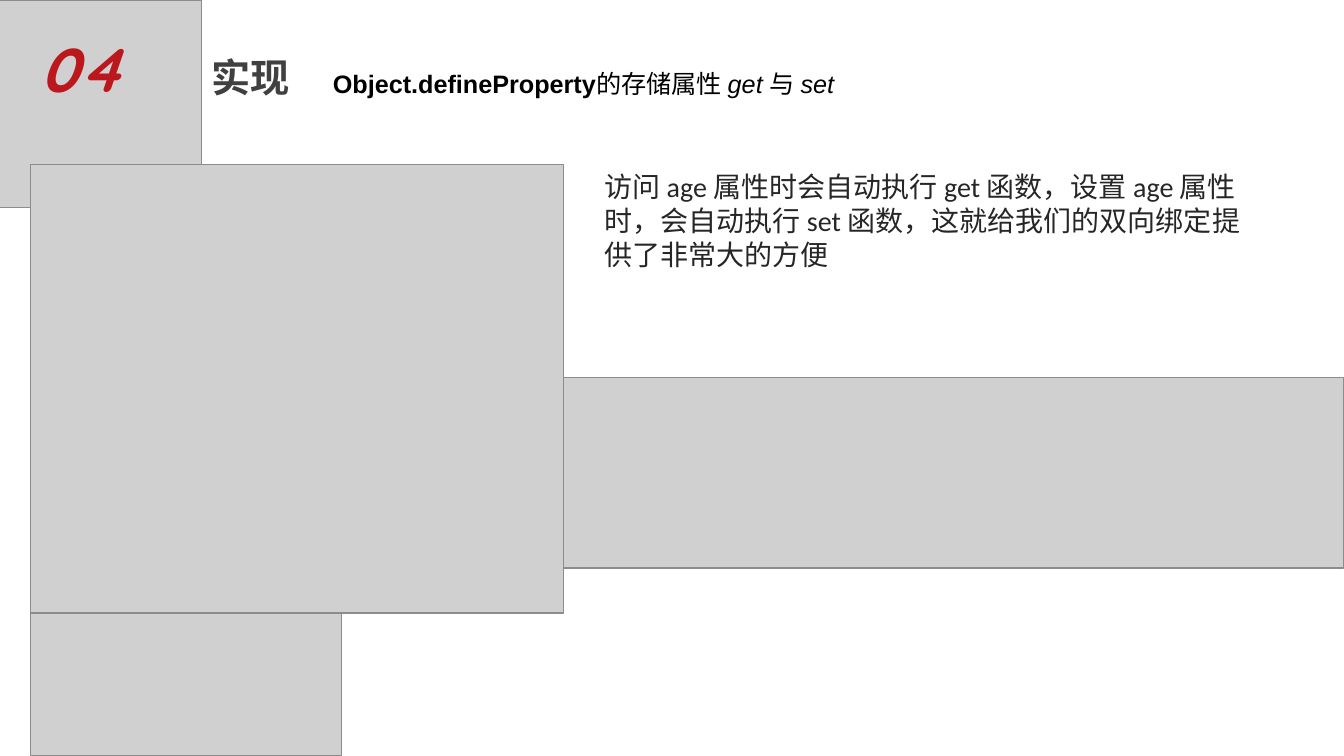
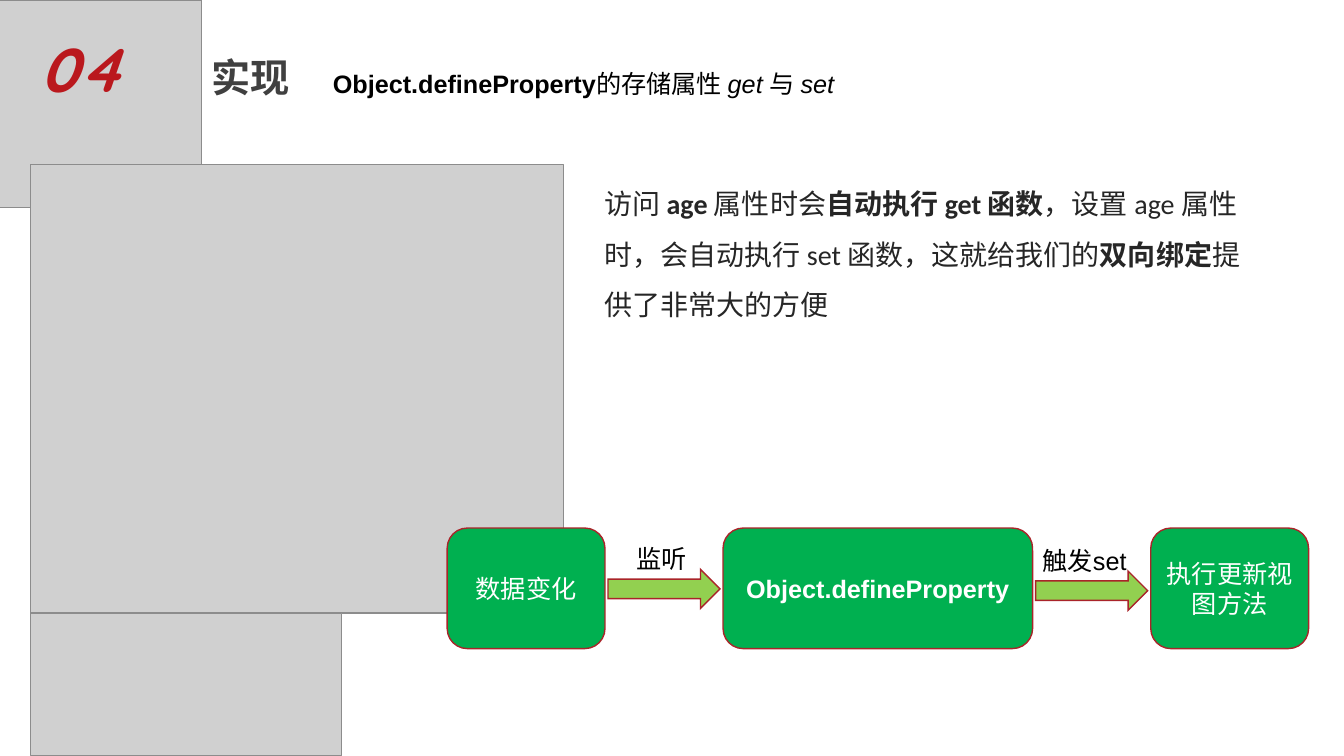
Before and after one commit to JackieDYH/DemoTest, a slide deck: slide 5 of vue测试/双向绑定/Vue双向绑定原理及实现-数据响应式原理-代应豪.pptx. Drawn at 1344x756 pixels with LibreOffice and Linux fonts; fonts in the diff are those of the drawing; grey boxes stand for pictures; background and template pictures are left out. Boxes give left, top, right and bottom in pixels: in the first picture for what was removed or moved away, otherwise in the second. Text is boxed around its words. In the diff, an @@ line names an element or a change of style, - is before the commit and + after.

Commit message:
更新ppt

```diff
--- a/vue测试/双向绑定/Vue双向绑定原理及实现-数据响应式原理-代应豪.pptx
+++ b/vue测试/双向绑定/Vue双向绑定原理及实现-数据响应式原理-代应豪.pptx
@@ text "访问 age 属性时会自动执行 get 函数，设置 ..." at <box>604,190,1240,318</box>: bold on in "age 属性时会自动执行 get 函数，设置 函数，这就给我们的双向绑定提供了非常大的方便"; line spacing 1 to 1.5 @@
@@ picture removed at <box>564,378,1344,569</box> @@
@@ group added at <box>448,528,1310,649</box>: 3 rounded rectangles, 2 right arrows, 2 texts @@
+数据变化
+Object.defineProperty
+执行更新视图方法
+监听
+触发set
```
Also in this commit, not shown: 8 other slides changed.
